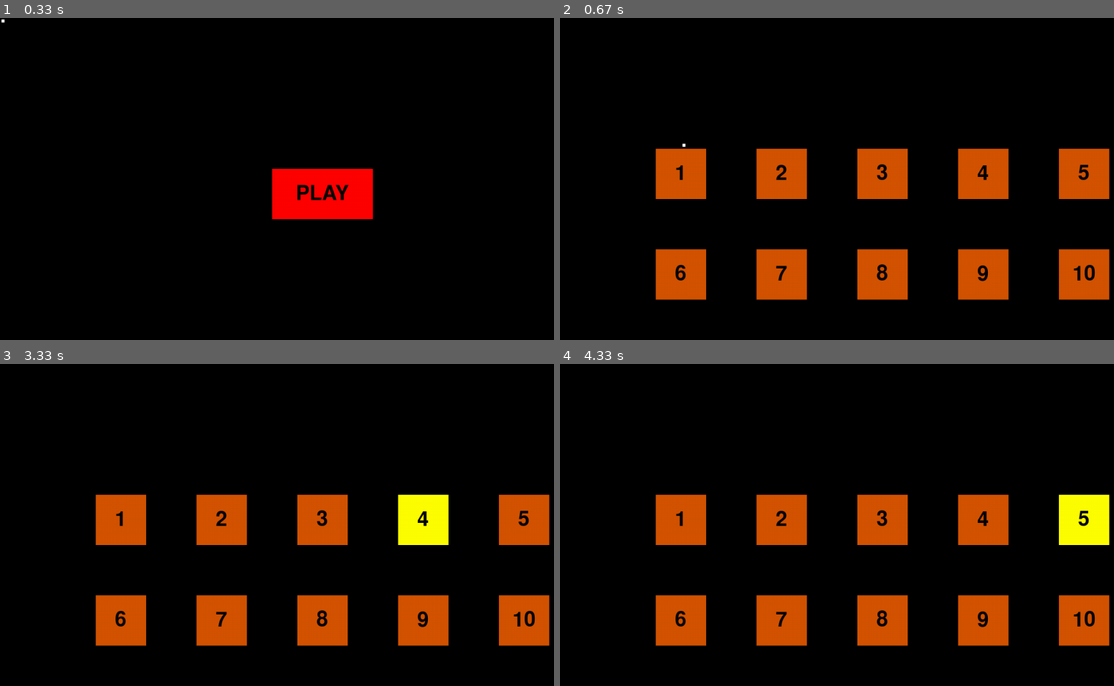
Above: before the commit, frames 1-4 (two rows, left to right).
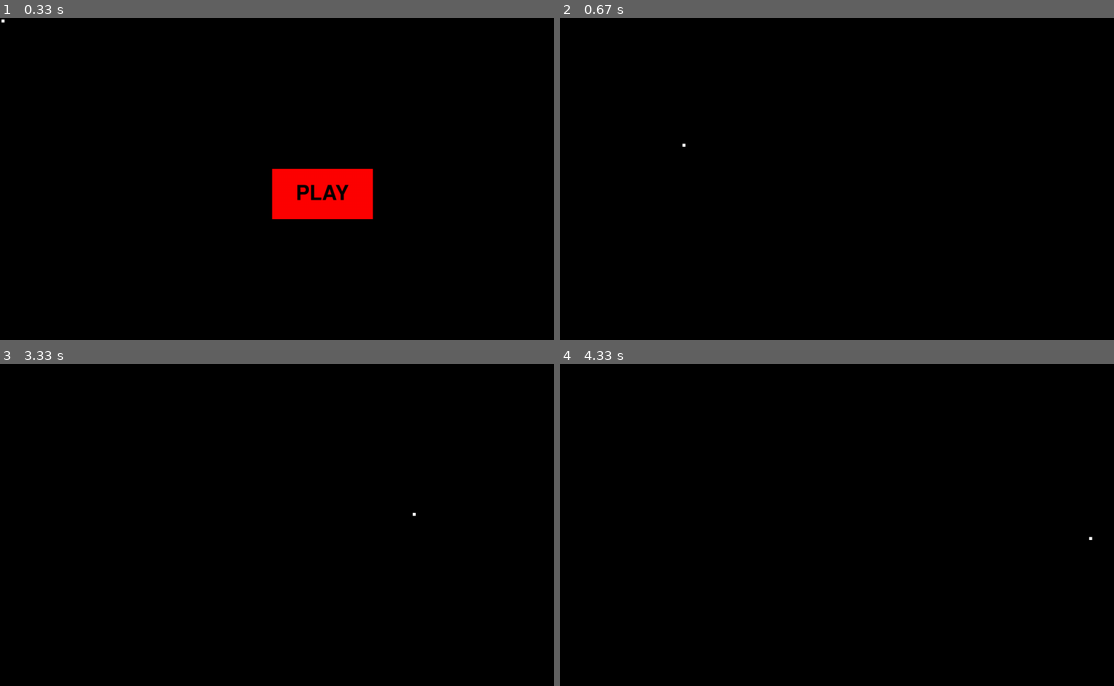
Above: after the commit, the same moments.

Repository: KUP9752/Kagan-Project
Game: pygame game, started from Project.py
Same seed, same stepped clock (60 frames per second), same inputs: the game is played once before the commit and once after it.
Inputs (mouse positions are in pixels of both pictures, inside the frame that each line leads up to):
- Up to frame 1 (0.33 s): no input
- Up to frame 2 (0.67 s): press the mouse at (881, 195) at 0.37 s; move the mouse to (781, 169) at 0.47 s; release the mouse at (681, 143) at 0.6 s
- Up to frame 3 (3.33 s): press the mouse at (221, 518) at 0.7 s; move the mouse to (155, 534) at 0.8 s; release the mouse at (83, 550) at 0.93 s; press the mouse at (526, 621) at 1.03 s; move the mouse to (409, 550) at 1.13 s; release the mouse at (299, 483) at 1.27 s; press the mouse at (421, 518) at 1.37 s; move the mouse to (265, 467) at 1.47 s; release the mouse at (110, 412) at 1.6 s; press the mouse at (526, 518) at 1.7 s; move the mouse to (376, 467) at 1.8 s; release the mouse at (227, 412) at 1.93 s; press the mouse at (221, 518) at 2.03 s; move the mouse to (304, 479) at 2.13 s; release the mouse at (393, 438) at 2.27 s; press the mouse at (526, 621) at 2.37 s; move the mouse to (326, 650) at 2.47 s; release the mouse at (127, 679) at 2.6 s; press the mouse at (526, 518) at 2.7 s; move the mouse to (409, 595) at 2.8 s; release the mouse at (299, 669) at 2.93 s; press the mouse at (321, 621) at 3.03 s; move the mouse to (365, 566) at 3.13 s; release the mouse at (415, 512) at 3.27 s
- Up to frame 4 (4.33 s): press the mouse at (781, 621) at 3.37 s; move the mouse to (837, 640) at 3.47 s; release the mouse at (892, 663) at 3.6 s; press the mouse at (681, 621) at 3.7 s; move the mouse to (720, 518) at 3.8 s; release the mouse at (759, 418) at 3.93 s; press the mouse at (981, 621) at 4.03 s; move the mouse to (1036, 579) at 4.13 s; release the mouse at (1091, 537) at 4.27 s

Frame 1 is identical in both runs. In frame 2, 14% of the frame differs, in the area x 17-100%, y 40-88%; in frame 3, 14%; in frame 4, 14%.

Commit message:
level selector in place
levels need to be designed and sprites of objects need to be added

Diff:
--- a/Project.py
+++ b/Project.py
@@ -113,8 +113,84 @@
 def reset_level_colour(num):
     level_buttons[num].colour = ORANGE
 
-
-
+def level_selector(num):
+    if num == 1:
+        level_()
+    elif num == 2:
+        leve2_()
+    elif num == 3:
+        leve3_()
+    elif num ==4:
+        leve4_()
+    elif num ==5:
+        leve5_()
+    elif num ==6:
+        leve6_()
+    elif num ==7:
+        leve7_()
+    elif num ==8:
+        leve8_()
+    elif num ==9:
+        leve9_()
+    elif num == 10:
+        level0_()
+
+def level_clear():
+    all_sprites_group.empty()
+
+def level_1():
+    print('level 1')
+
+
+
+
+
+def level_2():
+    print('level 2')
+
+
+
+
+
+def level_3():
+    print('level 3')
+
+
+
+
+
+def level_4():
+    print('level 4')
+
+
+
+def level_5():
+    print('level 5')
+
+
+
+def level_6():
+    print('level 6')
+
+
+
+def level_7():
+    print('level 7')
+
+
+
+def level_8():
+    print('level 8')
+
+
+
+def level_9():
+    print('level 9')
+
+
+
+def level_10():
+    print('level 10')
 
 
 
@@ -143,11 +219,15 @@
 ##---------------------------------------------------------------------Variables---------------------------------------------------------------------##
 game_over = False
 play_game = False
+
 level_buttons = []
 level_x_places=[190,390,590,790,990,190,390,590,790,990]
 level_y_places=[260,260,260,260,260,460,460,460,460,460]
 level_numbers = ['1','2','3','4','5','6','7','8','9','10']
 level_running = False
+
+# -- current_level //used later to determine which level is running
+
 ##                                                                                       _________
 ##______________________________________________________________________________________/GAME LOOP\_____________________________________________________________________________________________________##
 while not game_over:
@@ -171,35 +251,42 @@
                 playbutton.colour =RED
             for counter in range(0,10):
                 if play_game and level_buttons[counter].isOver(mouse_pos):
-                    set_level_colour(counter)
+                    set_level_colour(counter) #-calls procedure to change button hover colour
                 elif play_game:
-                    reset_level_colour(counter)
-        if play_game and event.type == pygame.MOUSEBUTTONDOWN:
+                    reset_level_colour(counter) #-calls procedure that can revert the coour
+        if play_game and event.type == pygame.MOUSEBUTTONDOWN:  #checks if a level is clicked
             for counter in range(0,10):
                 if level_buttons[counter].isOver(mouse_pos):
-                    print(level_numbers[counter], 'clicked')
-
-
-
-
-
-
-
-
-    #level_button = Button(ORANGE, 240,300,200,100,PLAYfont,'LEVELS')
+                    current_level =level_numbers[counter]
+                    print(current_level, 'clicked')
+                    level_running = True
+                    level_selector(current_level)
+
+
+
+
+
+
+
+
+
+
+
     screen.fill(BLACK)
     cursor_group.update()
     cursor_group.draw(screen)
-    if not level_running:
-        if not play_game:
+
+    if not level_running:   #-wether a level is running
+        if not play_game:   #-nothing runnnig displays title screen
             playbutton.draw(screen)
-        if play_game:
+        if play_game:       #-play pressed into level screen
             for counter in range(0,10):
                 level_buttons[counter].draw(screen)
 
 
 
 
+
 ##---------------------------------------------------------------------Draw here---------------------------------------------------------------------##
 
 
